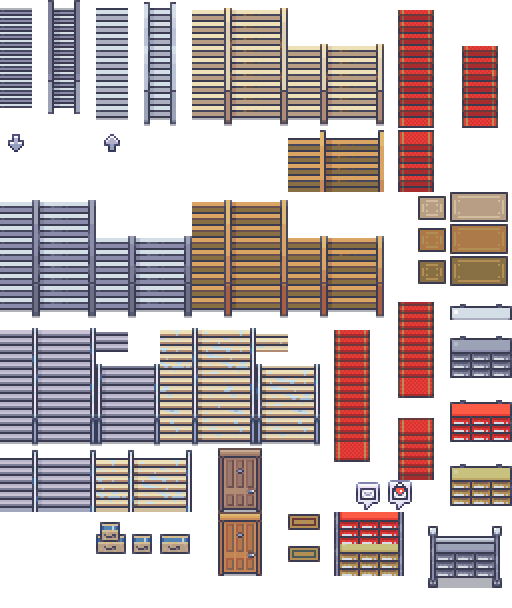
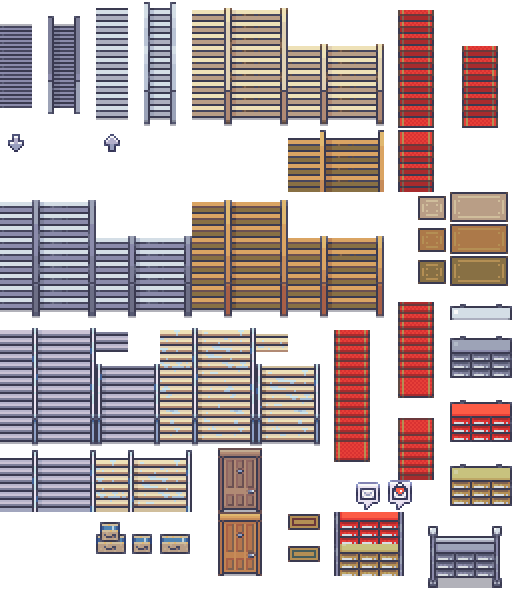
Two versions of the same layered image (w=512, h=608). Layer-by-layer changes:
painted on "Edit" over [0,0,80,106]
